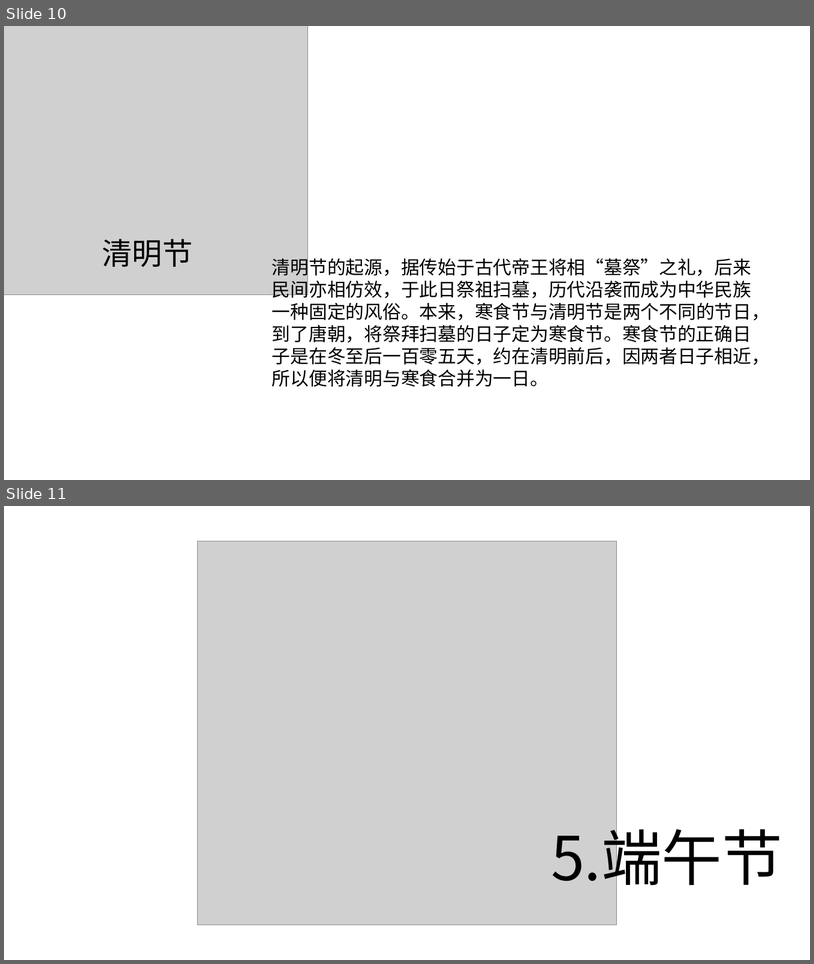
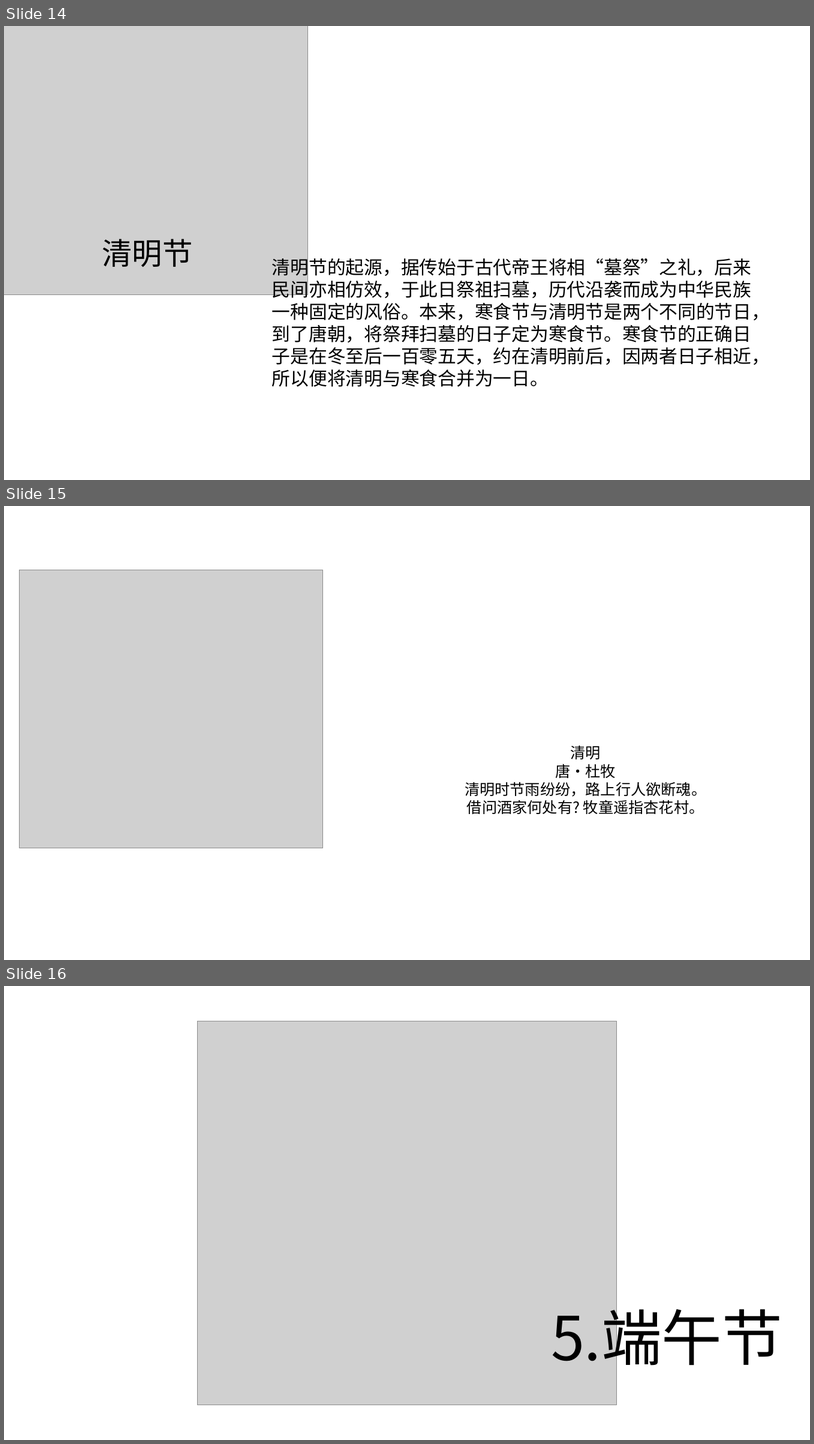
Before and after one commit to Eason2011/eason2011.github.io, a slide deck: docs/html/传统节日/中国传统节日.pptx. Shown one above the other, each under a label of ours: slides 10 and 11 before the commit, slides 14, 15 and 16 after it. The pictures are 814x964 and 814x1444 pixels, drawn with LibreOffice and Linux fonts; fonts in the diff are those of the drawing; grey boxes stand for pictures; background and template pictures are left out. Boxes give left, top, right and bottom in pixels: in the first picture for what was removed or moved away, otherwise in the second. Text is boxed around its words. In the diff, an @@ line names an element or a change of style, - is before the commit and + after.

```diff
--- a/docs/html/传统节日/中国传统节日.pptx
+++ b/docs/html/传统节日/中国传统节日.pptx
@@ slide 15 added at [4, 506, 810, 960], background #FFFFFF @@
@@ picture added at [19, 570, 323, 848] @@
@@ text added at [465, 745, 707, 814], 18 pt, text #000000 @@
+清明
+唐·杜牧
+清明时节雨纷纷，路上行人欲断魂。
+借问酒家何处有? 牧童遥指杏花村。
@@ what was slide 10 is now slide 14 @@
@@ what was slide 11 is now slide 16 @@
```
Also in this commit, not shown: 1 slide changed, 8 other slides added.
